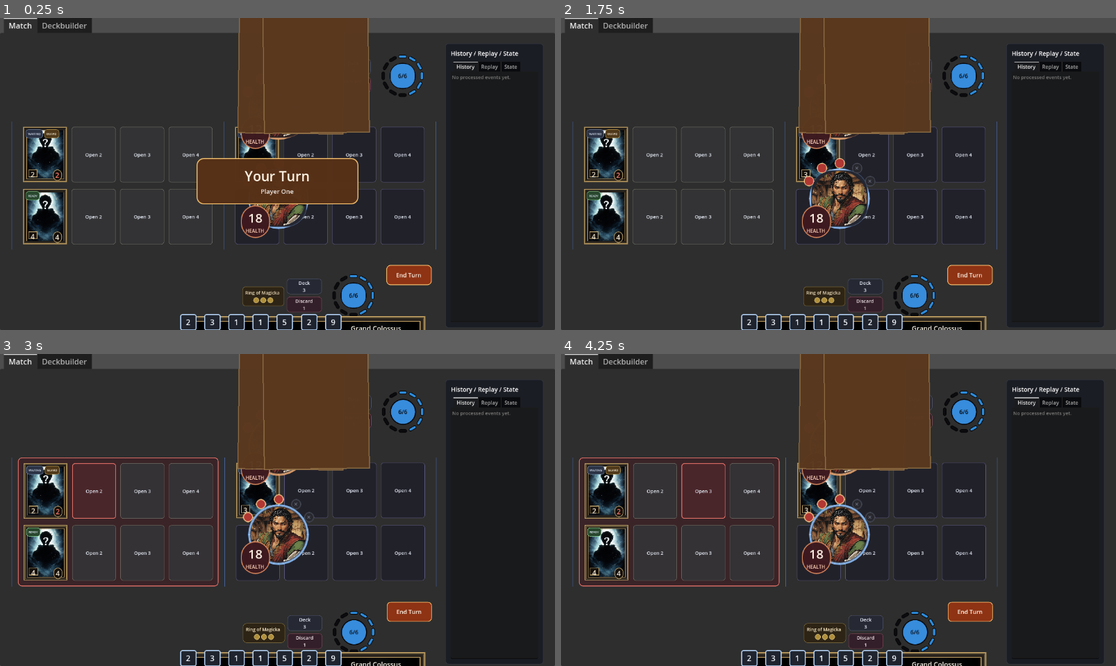
Above: before the commit, frames 1-4 (two rows, left to right).
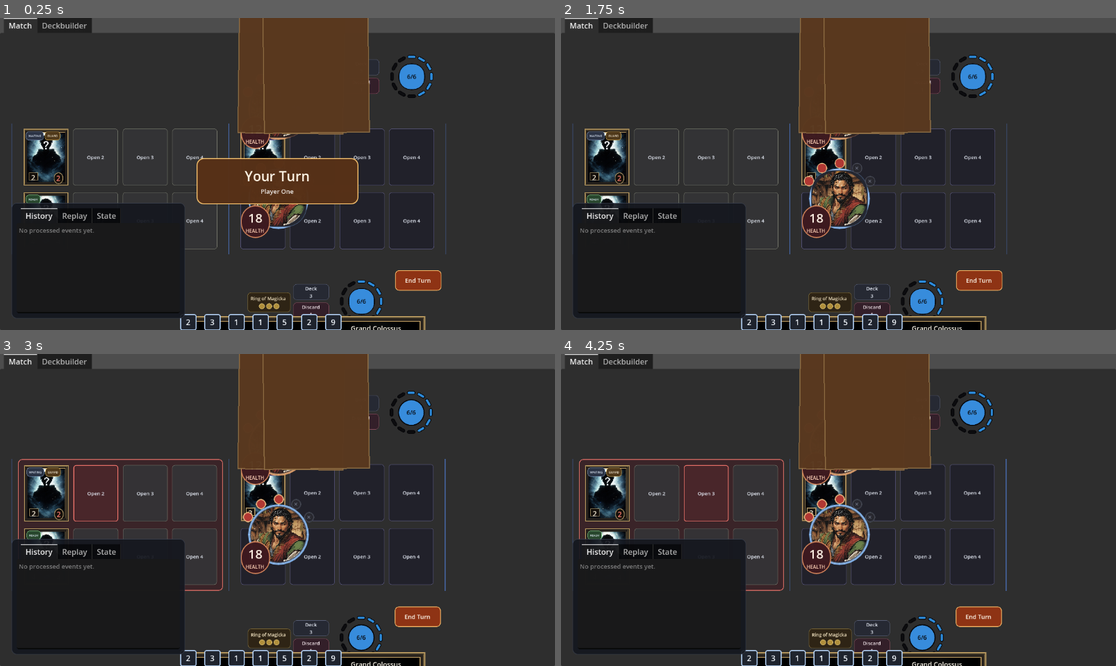
Above: after the commit, the same moments.

Repository: FlinnBurgess/elder-scrolls-legends
Game: Godot game, scene res://scenes/bootstrap/bootstrap.tscn
Same seed, same stepped clock (60 frames per second), same inputs: the game is played once before the commit and once after it.
Inputs (mouse positions are in pixels of both pictures, inside the frame that each line leads up to; where the layout moved, square brackets give the same spot in the first picture):
- Up to frame 1 (0.25 s): no input
- Up to frame 2 (1.75 s): click "Deck 3" at 0.5 s; click "Discard 1" at 1.25 s
- Up to frame 3 (3 s): click (44, 494) [44, 491] at 2 s; click "Open 2" at 2.75 s
- Up to frame 4 (4.25 s): click "Open 3" at 3.5 s

The runs differ from the first frame. In frame 1, 9.2% of the frame differs, in the area x 2-97%, y 10-98%; in frame 2, 9.6%; in frame 3, 11%; in frame 4, 11%, in the area x 2-97%, y 10-100%.

Commit message:
Move debug tabs to bottom-left overlay, remove utility column
The History/Replay/State panel is now a compact overlay anchored to the
bottom-left corner instead of living in a dedicated right-side utility
column. The board column now fills the full width. The overlay uses
smaller text and scrollable content within a fixed 360x240 area.

Co-Authored-By: Claude Opus 4.6 <noreply@anthropic.com>

Diff:
--- a/src/ui/match_screen.gd
+++ b/src/ui/match_screen.gd
@@ -663,7 +663,6 @@
 	board_column.name = "BoardColumn"
 	board_column.size_flags_horizontal = SIZE_EXPAND_FILL
 	board_column.size_flags_vertical = SIZE_EXPAND_FILL
-	board_column.size_flags_stretch_ratio = 4.4
 	board_column.add_theme_constant_override("separation", 22)
 	main_row.add_child(board_column)
 
@@ -684,31 +683,31 @@
 			var lanes_panel := _build_lanes_panel()
 			board_column.add_child(lanes_panel)
 
-	var utility_column := VBoxContainer.new()
-	utility_column.name = "UtilityColumn"
-	utility_column.custom_minimum_size = Vector2(304, 0)
-	utility_column.size_flags_horizontal = SIZE_FILL
-	utility_column.size_flags_vertical = SIZE_EXPAND_FILL
-	utility_column.add_theme_constant_override("separation", 16)
-	main_row.add_child(utility_column)
-
-	var debug_panel := PanelContainer.new()
-	debug_panel.name = "DebugRailPanel"
-	debug_panel.size_flags_horizontal = SIZE_EXPAND_FILL
-	debug_panel.size_flags_vertical = SIZE_EXPAND_FILL
-	_apply_panel_style(debug_panel, Color(0.1, 0.11, 0.14, 0.94), Color(0.24, 0.27, 0.34, 0.82), 1, 10)
-	utility_column.add_child(debug_panel)
-	var debug_box := _build_panel_box(debug_panel, 12, 16)
-	var debug_title := Label.new()
-	debug_title.text = "History / Replay / State"
-	debug_title.add_theme_font_size_override("font_size", 19)
-	debug_box.add_child(debug_title)
+	_match_end_overlay = _build_match_end_overlay()
+	root.add_child(_match_end_overlay)
+
+	var debug_overlay := PanelContainer.new()
+	debug_overlay.name = "DebugOverlay"
+	debug_overlay.mouse_filter = Control.MOUSE_FILTER_PASS
+	debug_overlay.custom_minimum_size = Vector2(360, 240)
+	debug_overlay.set_anchors_and_offsets_preset(PRESET_BOTTOM_LEFT)
+	debug_overlay.anchor_left = 0.0
+	debug_overlay.anchor_top = 1.0
+	debug_overlay.anchor_right = 0.0
+	debug_overlay.anchor_bottom = 1.0
+	debug_overlay.offset_left = 24
+	debug_overlay.offset_top = -264
+	debug_overlay.offset_right = 384
+	debug_overlay.offset_bottom = -24
+	_apply_panel_style(debug_overlay, Color(0.08, 0.09, 0.12, 0.92), Color(0.24, 0.27, 0.34, 0.72), 1, 10)
+	add_child(debug_overlay)
+
+	var debug_box := _build_panel_box(debug_overlay, 8, 10)
 
 	var tabs := TabContainer.new()
 	tabs.name = "DebugTabs"
 	tabs.size_flags_horizontal = SIZE_EXPAND_FILL
 	tabs.size_flags_vertical = SIZE_EXPAND_FILL
-	tabs.custom_minimum_size = Vector2(0, 210)
 	debug_box.add_child(tabs)
 
 	_history_text = _build_read_only_text("History")
@@ -717,9 +716,6 @@
 	tabs.add_child(_replay_text)
 	_state_text = _build_read_only_text("State")
 	tabs.add_child(_state_text)
-
-	_match_end_overlay = _build_match_end_overlay()
-	root.add_child(_match_end_overlay)
 
 
 func _build_player_section(player_id: String) -> Dictionary:
@@ -1157,8 +1153,8 @@
 	text.editable = false
 	text.size_flags_horizontal = SIZE_EXPAND_FILL
 	text.size_flags_vertical = SIZE_EXPAND_FILL
-	text.add_theme_font_size_override("font_size", 15)
-	text.custom_minimum_size = Vector2(0, 180)
+	text.add_theme_font_size_override("font_size", 13)
+	text.custom_minimum_size = Vector2(0, 0)
 	return text
 
 
--- a/tests/match_ui_runner.gd
+++ b/tests/match_ui_runner.gd
@@ -70,45 +70,38 @@
 	var match_layout := screen.find_child("MatchLayout", true, false) as Control
 	var match_content := screen.find_child("MatchContent", true, false) as Control
 	var board_column := screen.find_child("BoardColumn", true, false)
-	var utility_column := screen.find_child("UtilityColumn", true, false)
 	var battlefield := screen.find_child("BattlefieldPanel", true, false)
 	var opponent_band := screen.find_child("OpponentBand", true, false)
 	var player_band := screen.find_child("PlayerBand", true, false)
 	var opponent_avatar := screen.find_child("player_2_avatar_component", true, false) as PlayerAvatarComponent
 	var player_avatar := screen.find_child("player_1_avatar_component", true, false) as PlayerAvatarComponent
-	var debug_panel := screen.find_child("DebugRailPanel", true, false)
+	var debug_overlay := screen.find_child("DebugOverlay", true, false)
 	var debug_tabs := screen.find_child("DebugTabs", true, false)
 	var field_lane_panel := screen.find_child("field_lane_panel", true, false) as Control
 	var shadow_lane_panel := screen.find_child("shadow_lane_panel", true, false) as Control
-	var field_player_row_panel := screen.find_child("field_player_1_lane_row_panel", true, false)
 	var field_player_row := screen.find_child("field_player_1_lane_row", true, false) as HBoxContainer
 	return (
 		_assert(match_layout != null, "Expected a named match layout root.") and
 		_assert(match_layout is MarginContainer and match_content != null, "Expected the refreshed layout to use a padded margin shell.") and
 		_assert(board_column != null, "Expected a named board column for the recomposed layout.") and
-		_assert(utility_column != null, "Expected a named utility column for the recomposed layout.") and
 		_assert(battlefield != null, "Expected a named battlefield panel for the recomposed layout.") and
 		_assert(opponent_band != null, "Expected a named opponent band for the recomposed layout.") and
 		_assert(player_band != null, "Expected a named local-player band for the recomposed layout.") and
-			_assert(opponent_avatar != null and player_avatar != null, "Expected both combatants to mount the reusable avatar component in the player bands.") and
-		_assert(debug_panel != null and debug_tabs != null, "Expected secondary history/state tabs in the utility rail.") and
+		_assert(opponent_avatar != null and player_avatar != null, "Expected both combatants to mount the reusable avatar component in the player bands.") and
+		_assert(debug_overlay != null and debug_tabs != null, "Expected debug overlay with history/state tabs.") and
 		_assert(is_equal_approx(match_layout.anchor_right, 1.0) and is_equal_approx(match_layout.anchor_bottom, 1.0), "Match layout should anchor to the full screen rect.") and
 		_assert(match_layout.get_theme_constant("margin_left") >= 20 and match_layout.get_theme_constant("margin_right") >= 20, "Layout shell should add visible outer horizontal padding.") and
 		_assert(match_layout.get_theme_constant("margin_top") >= 20 and match_layout.get_theme_constant("margin_bottom") >= 20, "Layout shell should add visible outer vertical padding.") and
-		_assert(board_column.get_index() < utility_column.get_index(), "Board column should precede the utility column.") and
 		_assert(opponent_band.get_index() < battlefield.get_index(), "Opponent band should render above the battlefield.") and
 		_assert(battlefield.get_index() < player_band.get_index(), "Battlefield should render above the local-player band.") and
 		_assert(board_column.get_theme_constant("separation") >= 22, "Board column should have larger separation between major regions.") and
-			_assert(opponent_band.custom_minimum_size.y >= 210.0 and player_band.custom_minimum_size.y >= 210.0, "Player bands should reserve taller presentation space for identity and placeholders.") and
-				_assert(opponent_avatar.custom_minimum_size.x >= 180.0 and player_avatar.custom_minimum_size.x >= 180.0 and opponent_avatar.custom_minimum_size.x <= 200.0 and player_avatar.custom_minimum_size.x <= 200.0, "Avatar components should reserve meaningful width without dominating the band.") and
-			_assert(utility_column.custom_minimum_size.x >= 300.0, "Utility rail should remain accessible while staying secondary to the board.") and
-				_assert(battlefield.custom_minimum_size.y >= 340.0, "Battlefield panel should still reserve primary board space after the fit rebalance.") and
-			_assert(field_lane_panel != null and shadow_lane_panel != null, "Expected named Field and Shadow lane panels.") and
+		_assert(opponent_band.custom_minimum_size.y >= 210.0 and player_band.custom_minimum_size.y >= 210.0, "Player bands should reserve taller presentation space for identity and placeholders.") and
+		_assert(opponent_avatar.custom_minimum_size.x >= 180.0 and player_avatar.custom_minimum_size.x >= 180.0 and opponent_avatar.custom_minimum_size.x <= 200.0 and player_avatar.custom_minimum_size.x <= 200.0, "Avatar components should reserve meaningful width without dominating the band.") and
+		_assert(battlefield.custom_minimum_size.y >= 340.0, "Battlefield panel should still reserve primary board space after the fit rebalance.") and
+		_assert(field_lane_panel != null and shadow_lane_panel != null, "Expected named Field and Shadow lane panels.") and
 		_assert(field_player_row != null and field_player_row.alignment == BoxContainer.ALIGNMENT_CENTER, "Lane rows should center their slot groups instead of bunching into a corner.") and
 		_assert(field_player_row != null and field_player_row.get_theme_constant("separation") >= 14, "Lane rows should use wider slot spacing.") and
-		_assert(board_column.size.x > utility_column.size.x, "Board column should be wider than the utility column.") and
-		_assert(battlefield.size.y >= opponent_band.size.y and battlefield.size.y >= player_band.size.y, "Battlefield should receive at least as much vertical emphasis as each player band.") and
-		_assert(debug_panel.size.y < board_column.size.y, "Debug rail should read as secondary compared with the full board column.")
+		_assert(battlefield.size.y >= opponent_band.size.y and battlefield.size.y >= player_band.size.y, "Battlefield should receive at least as much vertical emphasis as each player band.")
 	)
 
 
